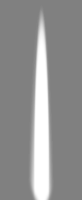
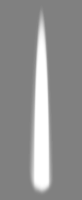
Before/after of a 82x200 layered artwork. What changed in the layer stack:
painted on "Background" over [28, 173, 54, 200]
